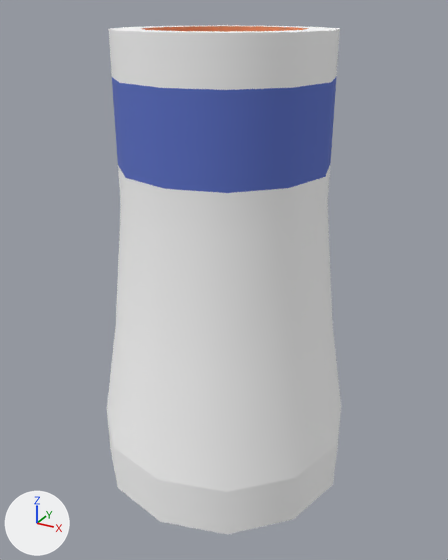
The glTF model assets/kenney/cityindustrial/chimney-large.glb, before and after one commit.
The view is the same before and after, from a 50 mm camera at (1.063, -1.936, 1.764) aimed at (0.008, -0.018, 0.805). Arrows for +X, +Y and +Z are at lower left; the lights stay in place. The first picture is the older version.

Objects in the first picture: 'chimney-large'.
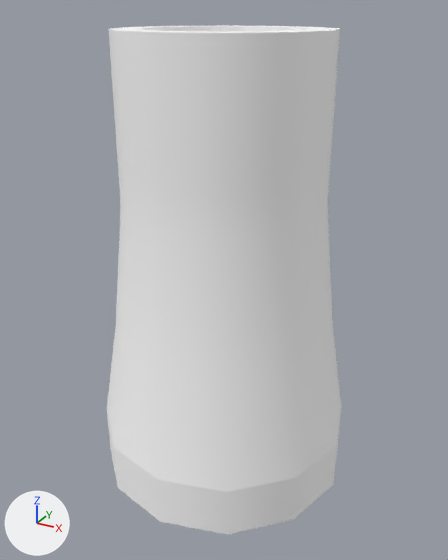
Pixel boxes [x1, y1, x2, y2] of what changed, in the pictures (448 x 560 px):
```json
{"object": "chimney-large", "change": "recoloured", "before": [112, 25, 337, 196], "after": [112, 25, 337, 196], "on screen": "lighter"}
```

Edits to the scene script, one JSON object a line:
```json
{"op": "add", "block": "mat_colormap_005", "code": ["mat_colormap_005 = principled_material('colormap.005')", "mat_colormap_005.base_color = (1.0, 1.0, 1.0)  # white #ffffff", "mat_colormap_005.roughness = 1.0"]}
{"block": "me_chimney_large", "where": "me_chimney_large.from_pydata(...)  # 110 vertices, 212 faces; spans x -0.5..0.5, y -0.5..0.5, z 0.0..1.7"}
{"op": "remove", "block": "me_chimney_large", "code": "me_chimney_large.materials.append(mat_colormap)"}
{"op": "add", "block": "me_chimney_large", "code": "me_chimney_large.materials.append(mat_colormap_005)  # white #ffffff"}
```
